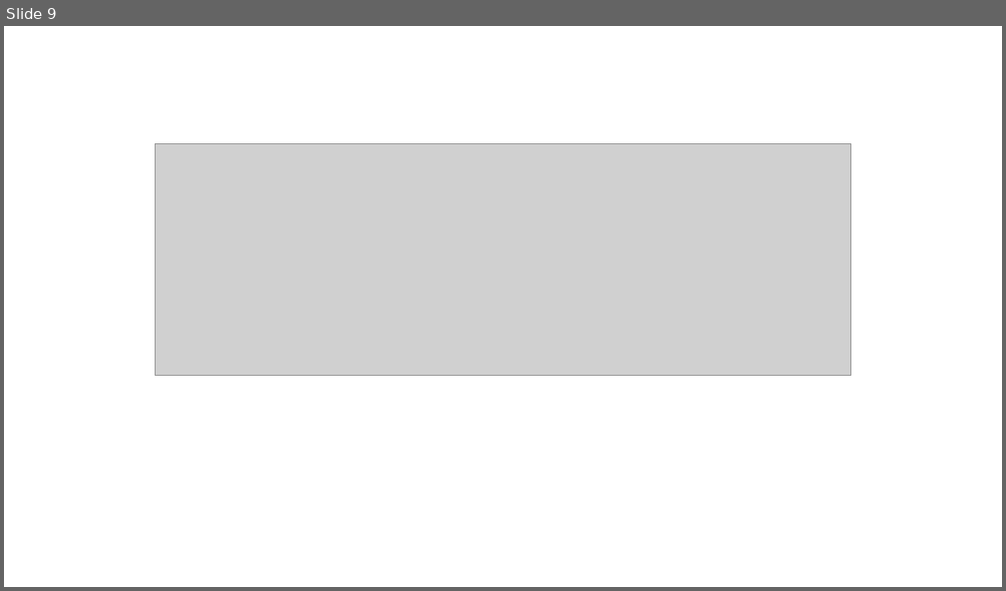
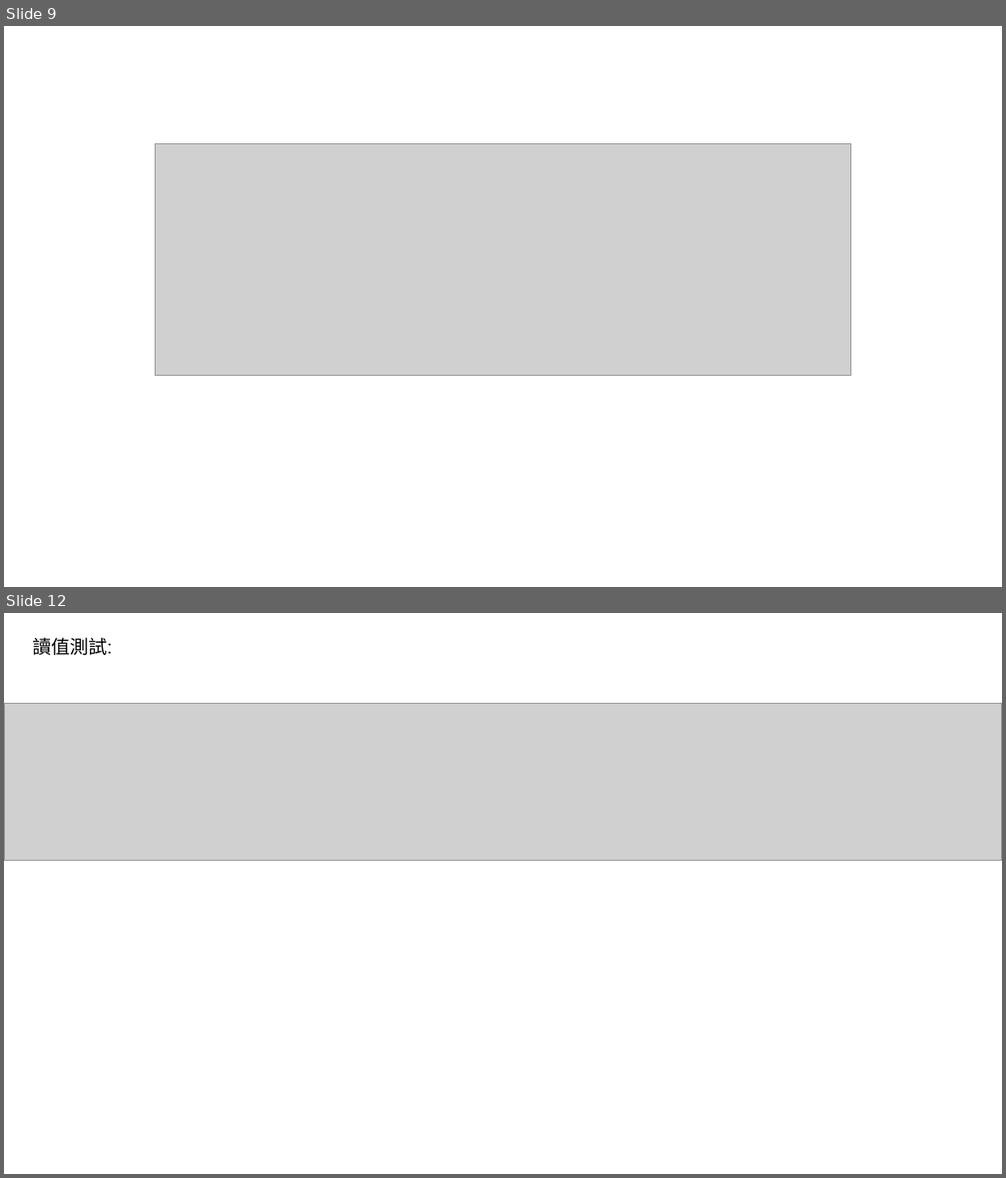
Before and after one commit to adamShiau/adamShiau_FPGA, a slide deck: intel_IP/IRIS/HW_IP/Interface/I2C/I2C_EEPROM.pptx. Shown one above the other, each under a label of ours: slide 9 before the commit, slides 9 and 12 after it; the slides between them are not shown. The pictures are 1006x591 and 1006x1178 pixels, drawn with LibreOffice and Linux fonts; fonts in the diff are those of the drawing; grey boxes stand for pictures. Boxes give left, top, right and bottom in pixels: in the first picture for what was removed or moved away, otherwise in the second. Text is boxed around its words. In the diff, an @@ line names an element or a change of style, - is before the commit and + after.

```diff
--- a/intel_IP/IRIS/HW_IP/Interface/I2C/I2C_EEPROM.pptx
+++ b/intel_IP/IRIS/HW_IP/Interface/I2C/I2C_EEPROM.pptx
@@ slide 12 added at [4,613,1002,1174], background #FFFFFF @@
@@ text added at [32,637,112,655], 18 pt, text #000000 @@
+讀值測試:
@@ picture added at [4,703,1002,860] @@
```
Also in this commit, not shown: 1 slide changed, 3 other slides added, 1 slide removed, 11 other files.
